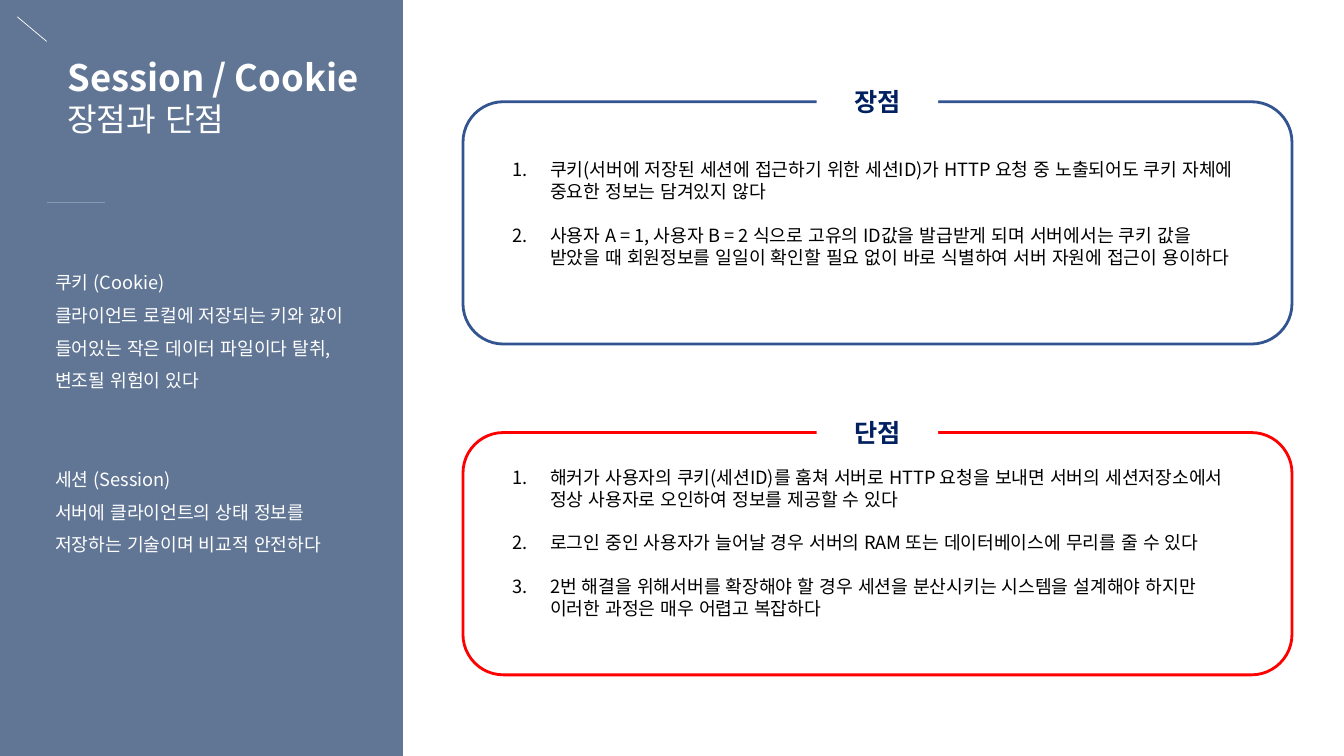
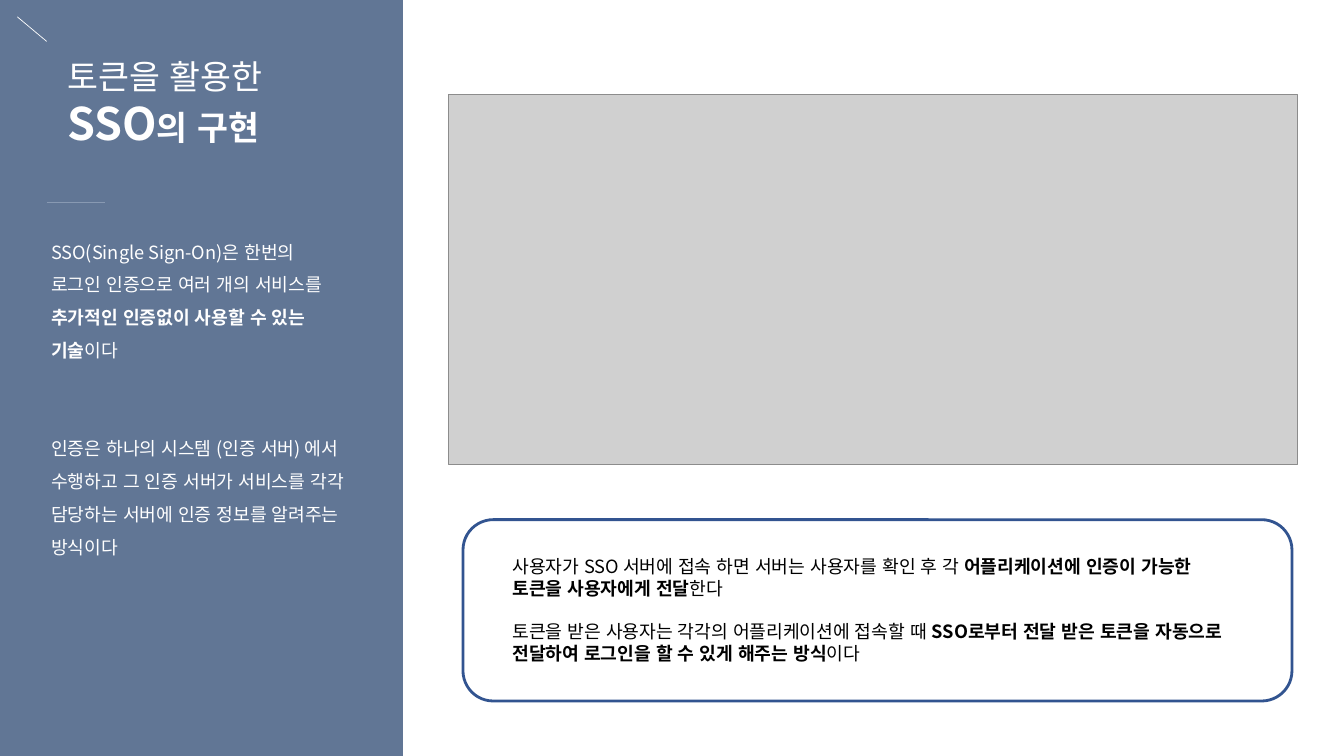
Before and after one commit to eunbee-kim/dmsql1471, a slide deck: slide 20 of 교육/5주차_DB정규화_반정규화_서버인증_세션과쿠키.pptx (slide 12 before the commit). Drawn at 1344x756 pixels with LibreOffice and Linux fonts; fonts in the diff are those of the drawing; grey boxes stand for pictures. Boxes give left, top, right and bottom in pixels: in the first picture for what was removed or moved away, otherwise in the second. Text is boxed around its words. In the diff, an @@ line names an element or a change of style, - is before the commit and + after.

Commit message:
ss

```diff
--- a/교육/5주차_DB정규화_반정규화_서버인증_세션과쿠키.pptx
+++ b/교육/5주차_DB정규화_반정규화_서버인증_세션과쿠키.pptx
@@ text at bbox=[67, 61, 262, 143]: text changed; size 26 to 24 pt; bold off @@
-Session / Cookie 장점과 단점
+토큰을 활용한
+SSO의 구현
@@ picture added at bbox=[449, 95, 1298, 465] @@
@@ rounded rectangle removed at bbox=[463, 102, 1292, 344] @@
@@ text removed at bbox=[854, 90, 900, 114] @@
-장점
@@ text removed at bbox=[550, 161, 1232, 266] @@
-1. 쿠키(서버에 저장된 세션에 접근하기 위한 세션ID)가 HTTP 요청 중 노출되어도 쿠키 자체에 중요한 정보는 담겨있지 않다
-2. 사용자 A = 1, 사용자 B = 2 식으로 고유의 ID값을 발급받게 되며 서버에서는 쿠키 값을 받았을 때 회원정보를 일일이 확인할 필요 없이 바로 식별하여 서버 자원에 접근이 용이하다
@@ text at bbox=[51, 244, 343, 556]: text changed @@
-쿠키 (Cookie)
-클라이언트 로컬에 저장되는 키와 값이 들어있는 작은 데이터 파일이다 탈취, 변조될 위험이 있다
-세션 (Session)
-서버에 클라이언트의 상태 정보를 저장하는 기술이며 비교적 안전하다
+SSO(Single Sign-On)은 한번의 로그인 인증으로 여러 개의 서비스를
+추가적인 인증없이 사용할 수 있는 기술이다
+인증은 하나의 시스템 (인증 서버) 에서 수행하고 그 인증 서버가 서비스를 각각 담당하는 서버에 인증 정보를 알려주는 방식이다
@@ text removed at bbox=[854, 421, 900, 444] @@
-단점
@@ text removed at bbox=[550, 468, 1222, 617] @@
-1. 해커가 사용자의 쿠키(세션ID)를 훔쳐 서버로 HTTP 요청을 보내면 서버의 세션저장소에서 정상 사용자로 오인하여 정보를 제공할 수 있다
-2. 로그인 중인 사용자가 늘어날 경우 서버의 RAM 또는 데이터베이스에 무리를 줄 수 있다
-3. 2번 해결을 위해서버를 확장해야 할 경우 세션을 분산시키는 시스템을 설계해야 하지만 이러한 과정은 매우 어렵고 복잡하다
@@ rounded rectangle: place and size @@
-rounded rectangle at bbox=[463, 433, 1292, 675]
+rounded rectangle at bbox=[463, 520, 1292, 702]
@@ rounded rectangle at bbox=[463, 520, 1292, 702]: outline #FF0000 2 pt to #325491 2 pt @@
@@ text added at bbox=[512, 557, 1222, 662], 13 pt, text #000000, bold @@
+사용자가 SSO 서버에 접속 하면 서버는 사용자를 확인 후 각 어플리케이션에 인증이 가능한 토큰을 사용자에게 전달한다
+토큰을 받은 사용자는 각각의 어플리케이션에 접속할 때 SSO로부터 전달 받은 토큰을 자동으로 전달하여 로그인을 할 수 있게 해주는 방식이다
```
Also in this commit, not shown: 9 other slides changed.
